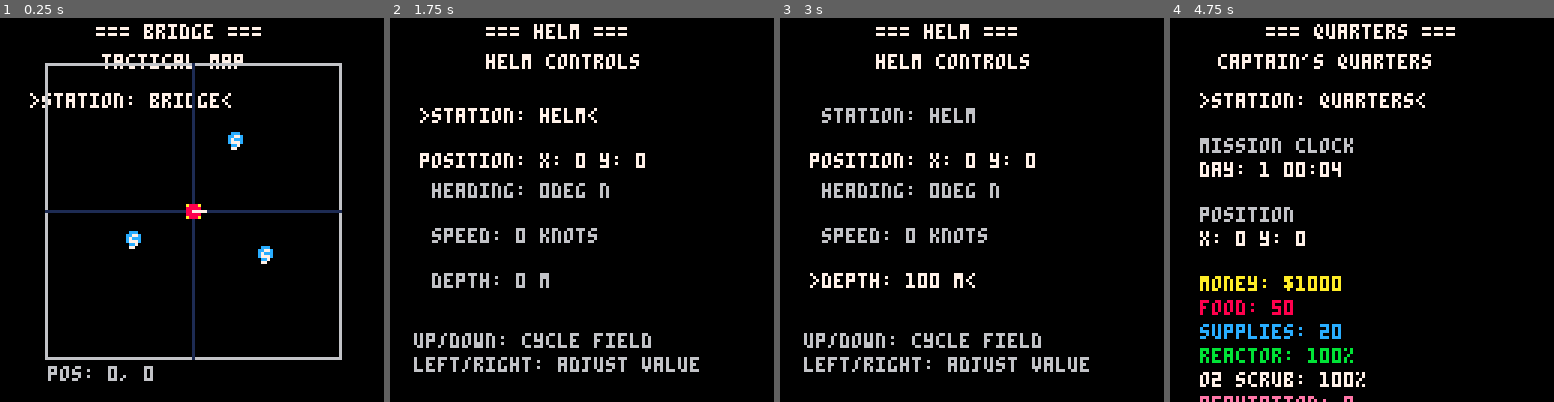
Above: before the commit, frames 1-4 (left to right).
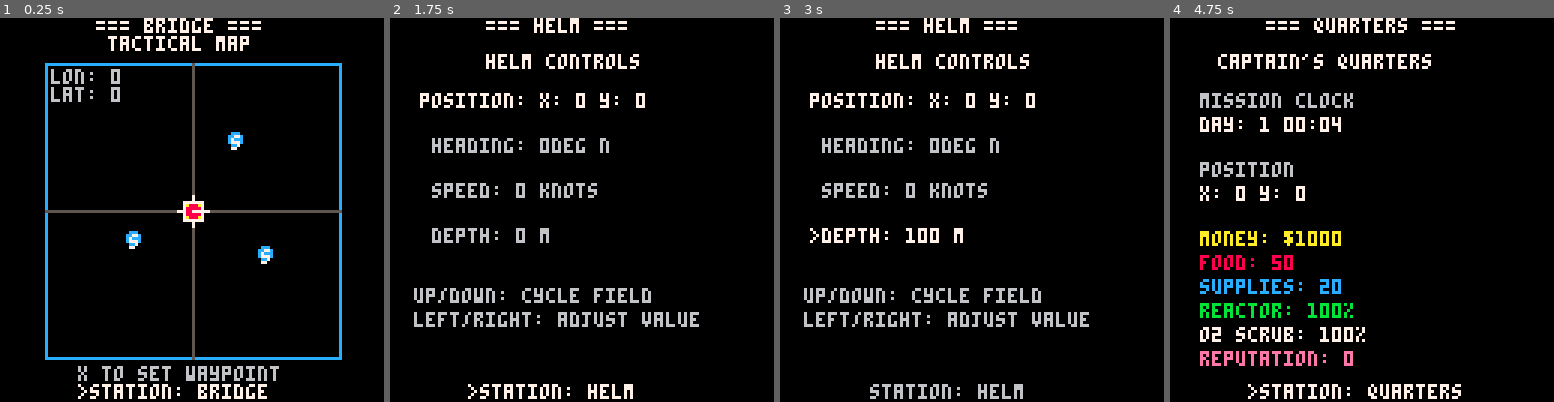
Above: after the commit, the same moments.

Repository: NickWest27/AquaNovaPico
Game: PICO-8 cartridge aquanova.p8
Same seed, same stepped clock (60 frames per second), same inputs: the game is played once before the commit and once after it.
Inputs:
- Up to frame 1 (0.25 s): no input
- Up to frame 2 (1.75 s): tap O (Z key) at 0.7, 1.7 s; hold Right from 1.6 s (still down)
- Up to frame 3 (3 s): release Right at 2.1 s; tap O (Z key) at 2.1, 2.5, 2.9 s; hold Up 2.15-2.42 s; hold Right from 2.47 s (still down)
- Up to frame 4 (4.75 s): release Right at 3.03 s; hold Left 3.08-3.58 s; tap O (Z key) every 0.4 s from 3.3 to 4.5 s; hold Down 3.63-3.97 s; hold Right 4.02-4.68 s; hold Up from 4.73 s (still down)

The runs differ from the first frame. In frame 1, 8.3% of the frame differs, in the area x 7-90%, y 0-100%; in frame 2, 9.9%; in frame 3, 10%; in frame 4, 12%, in the area x 7-76%, y 0-100%.

Commit message:
Implemented a tactical map with styling

Diff:
--- a/aquanova.p8
+++ b/aquanova.p8
@@ -54,6 +54,19 @@
   {x=500, y=300, collected=false},
   {x=-400, y=200, collected=false},
   {x=300, y=-500, collected=false}
+}
+
+-- waypoint system
+waypoint = {
+  x = 0,
+  y = 0,
+  active = false
+}
+
+-- cursor for bridge map
+cursor = {
+  x = 0,
+  y = 0
 }
 
 -- === initialization ===
@@ -97,6 +110,13 @@
       handle_engineering_fields()
     end
   end
+
+  -- x button: place waypoint on bridge
+  if btnp(4) and gamestate == "bridge" then
+    waypoint.x = cursor.x
+    waypoint.y = cursor.y
+    waypoint.active = true
+  end
 end
 
 function handle_helm_fields()
@@ -132,6 +152,22 @@
 function handle_bridge_fields()
   if current_field == 1 then -- station
     cycle_station()
+  elseif current_field == 2 then -- cursor x (lat)
+    if btnp(1) then -- right
+      cursor.x += 100
+      if cursor.x > 1000 then cursor.x = 1000 end
+    else -- left
+      cursor.x -= 100
+      if cursor.x < -1000 then cursor.x = -1000 end
+    end
+  elseif current_field == 3 then -- cursor y (lon)
+    if btnp(1) then -- right
+      cursor.y += 100
+      if cursor.y > 1000 then cursor.y = 1000 end
+    else -- left
+      cursor.y -= 100
+      if cursor.y < -1000 then cursor.y = -1000 end
+    end
   end
 end
 
@@ -173,6 +209,8 @@
 function update_field_count()
   if gamestate == "helm" then
     field_count = 4
+  elseif gamestate == "bridge" then
+    field_count = 3
   else
     field_count = 1
   end
@@ -205,6 +243,43 @@
 end
 
 function update_movement()
+  -- auto-navigate to waypoint if active
+  if waypoint.active then
+    local dx = waypoint.x - sub.x
+    local dy = waypoint.y - sub.y
+    local dist = sqrt(dx * dx + dy * dy)
+
+    -- check if arrived
+    if dist < 10 then
+      waypoint.active = false
+    else
+      -- calculate desired heading to waypoint
+      local desired_angle = atan2(dy, dx)
+      local desired_heading = desired_angle * 360
+
+      -- gradually adjust heading toward waypoint
+      local heading_diff = desired_heading - sub.heading
+      -- normalize to -180 to 180
+      if heading_diff > 180 then heading_diff -= 360 end
+      if heading_diff < -180 then heading_diff += 360 end
+
+      -- adjust heading (5 degrees per frame max turn rate)
+      if abs(heading_diff) > 5 then
+        if heading_diff > 0 then
+          sub.heading += 5
+        else
+          sub.heading -= 5
+        end
+      else
+        sub.heading = desired_heading
+      end
+
+      -- wrap heading
+      if sub.heading >= 360 then sub.heading -= 360 end
+      if sub.heading < 0 then sub.heading += 360 end
+    end
+  end
+
   -- convert heading (0-360 degrees) to pico-8 angle (0.0-1.0)
   local angle = sub.heading / 360
 
@@ -248,23 +323,27 @@
   end
 
   -- draw station name at top
-  print("=== " .. gamestate .. " ===", 32, 2, 7)
+  print("=== " .. gamestate .. " ===", 32, 0, 7)
 end
 
 -- === station screens ===
 function draw_bridge()
-  print("tactical map", 34, 12, 7)
-
-  local y = 25
-  draw_field(1, "station", gamestate, 10, y)
-  y += 15
+  print("tactical map", 36, 6, 7)
+
+  local y = 17
+
+  -- cursor position fields
+  draw_field(2, "lon", cursor.x, 13, y)
+  y += 6
+  draw_field(3, "lat", cursor.y, 13, y)
+  y += 10
 
   -- draw map border
-  rect(15, 15, 113, 113, 6)
+  rect(15, 15, 113, 113, 12)
 
   -- draw grid lines
-  line(64, 15, 64, 113, 1) -- vertical center
-  line(15, 64, 113, 64, 1) -- horizontal center
+  line(64, 15, 64, 113, 5) -- vertical center
+  line(15, 64, 113, 64, 5) -- horizontal center
 
   -- draw port at (0,0)
   local port_x, port_y = world_to_screen(0, 0)
@@ -280,6 +359,21 @@
     end
   end
 
+  -- draw waypoint if active
+  if waypoint.active then
+    local wx, wy = world_to_screen(waypoint.x, waypoint.y)
+    circfill(wx, wy, 3, 11)
+    print("w", wx-1, wy-1, 0)
+  end
+
+  -- draw cursor
+  local cx, cy = world_to_screen(cursor.x, cursor.y)
+  rect(cx-3, cy-3, cx+3, cy+3, 7)
+  line(cx-5, cy, cx-3, cy, 7) -- left
+  line(cx+3, cy, cx+5, cy, 7) -- right
+  line(cx, cy-5, cx, cy-3, 7) -- up
+  line(cx, cy+3, cx, cy+5, 7) -- down
+
   -- draw submarine
   local sub_x, sub_y = world_to_screen(sub.x, sub.y)
   circfill(sub_x, sub_y, 2, 8)
@@ -290,22 +384,24 @@
   local hy = sub_y + sin(heading_angle) * 4
   line(sub_x, sub_y, hx, hy, 7)
 
-  -- display coordinates below map
-  print("pos: " .. flr(sub.x) .. ", " .. flr(sub.y), 16, 116, 6)
+  -- display info below map
+  print("x to set waypoint", 26, 116, 6)
+  if waypoint.active then
+    print("navigating...", 32, 100, 11)
+  end
+
+  -- station field at bottom
+  draw_field(1, "station", gamestate, 26, 122)
 end
 
 function draw_helm()
   print("helm controls", 32, 12, 7)
 
-  local y = 30
-
-  -- field 1: station
-  draw_field(1, "station", gamestate, 10, y)
-  y += 15
+  local y = 25
 
   -- display position
   print("position: x: " .. flr(sub.x) .. " y: " .. flr(sub.y), 10, y, 7)
-  y += 10
+  y += 15
 
   -- field 2: heading
   local compass = {"n", "ne", "e", "se", "s", "sw", "w", "nw"}
@@ -324,48 +420,47 @@
   -- controls help
   print("up/down: cycle field", 8, y, 6)
   print("left/right: adjust value", 8, y+8, 6)
+
+  -- station field at bottom
+  draw_field(1, "station", gamestate, 26, 122)
 end
 
 function draw_field(field_num, label, value, x, y)
   local color = 6 -- gray when not selected
   local prefix = " "
-  local suffix = " "
 
   if current_field == field_num then
     color = 7 -- white when selected
     prefix = ">"
-    suffix = "<"
-  end
-
-  print(prefix .. label .. ": " .. value .. suffix, x, y, color)
+  end
+
+  print(prefix .. label .. ": " .. value, x, y, color)
 end
 
 function draw_science()
   print("science", 42, 12, 7)
 
   local y = 30
-  draw_field(1, "station", gamestate, 10, y)
-
-  y += 20
   print("(sample analysis soon)", 16, y, 6)
+
+  -- station field at bottom
+  draw_field(1, "station", gamestate, 26, 122)
 end
 
 function draw_engineering()
   print("engineering", 34, 12, 7)
 
   local y = 30
-  draw_field(1, "station", gamestate, 10, y)
-
-  y += 20
   print("(power management soon)", 12, y, 6)
+
+  -- station field at bottom
+  draw_field(1, "station", gamestate, 26, 122)
 end
 
 function draw_quarters()
   print("captain's quarters", 16, 12, 7)
 
   local y = 25
-  draw_field(1, "station", gamestate, 10, y)
-  y += 15
 
   -- display mission clock (day and time)
   local hour_str = current_hour
@@ -403,8 +498,11 @@
   -- game over warning
   if resources.food <= 0 then
     print("out of food!", 30, 110, 8)
-    print("game over", 35, 118, 8)
-  end
+    print("game over", 35, 116, 8)
+  end
+
+  -- station field at bottom
+  draw_field(1, "station", gamestate, 26, 122)
 end
 __gfx__
 00000000000000000000000000000000000000000000000000000000000000000000000000000000000000000000000000000000000000000000000000000000
